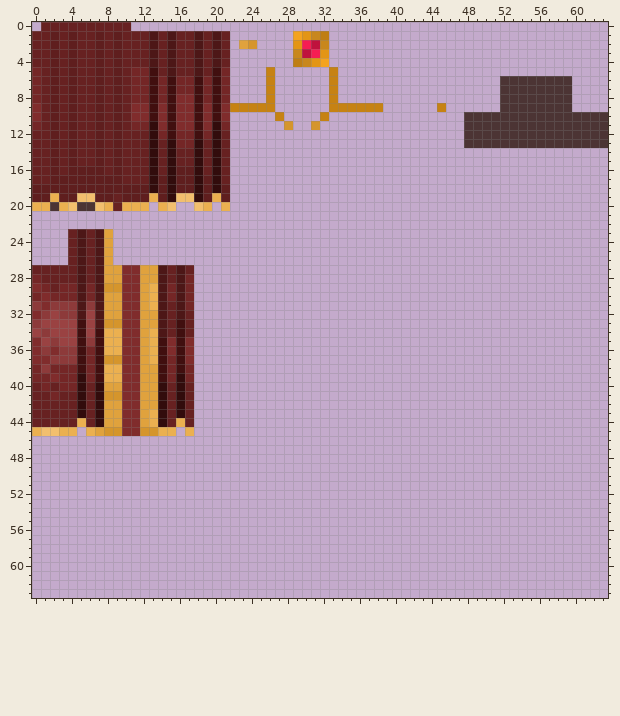
File history of a pixel-art sprite, src/main/resources/assets/sanguinaire/textures/armor/royal_count_cape.png. The picture above was drawn from the file before the commit.
The file is 64x64 pixels. Colours within 5 levels of each other are drawn and written as one.
After the commit:
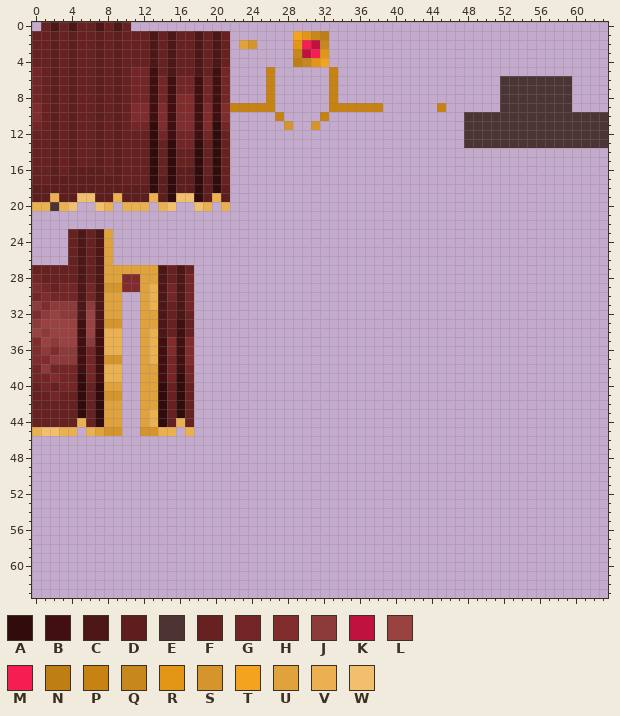
Palette (. is transparent): A #320c0c  B #410f0f  C #4d1717  D #5f1e1e  E #4c3434  F #672121  G #742626  H #802c2c  J #8d3a3a  K #bf123d  L #9a4242  M #f61d53  N #bf7e14  P #c68213  Q #c8871d  R #e39515  S #d5952c  T #f4a31f  U #e0a23d  V #ebb050  W #f2bf6e
Changes in this commit:
y 0: x 2 F -> C; x 4 F -> C; x 7 F -> C; x 9 F -> C
y 19: x 9 F -> V
y 20: x 5..6 EE -> ..; x 9 F -> .
y 27: x 10..11 HH -> UU
y 30..45: x 10..11 HH -> ..
Boxes around the changes in both pictures, in picture pixels (x1, y1, x2, y2):
changed: (50, 22, 122, 31)
changed: (77, 193, 122, 211)
changed: (122, 265, 140, 436)
